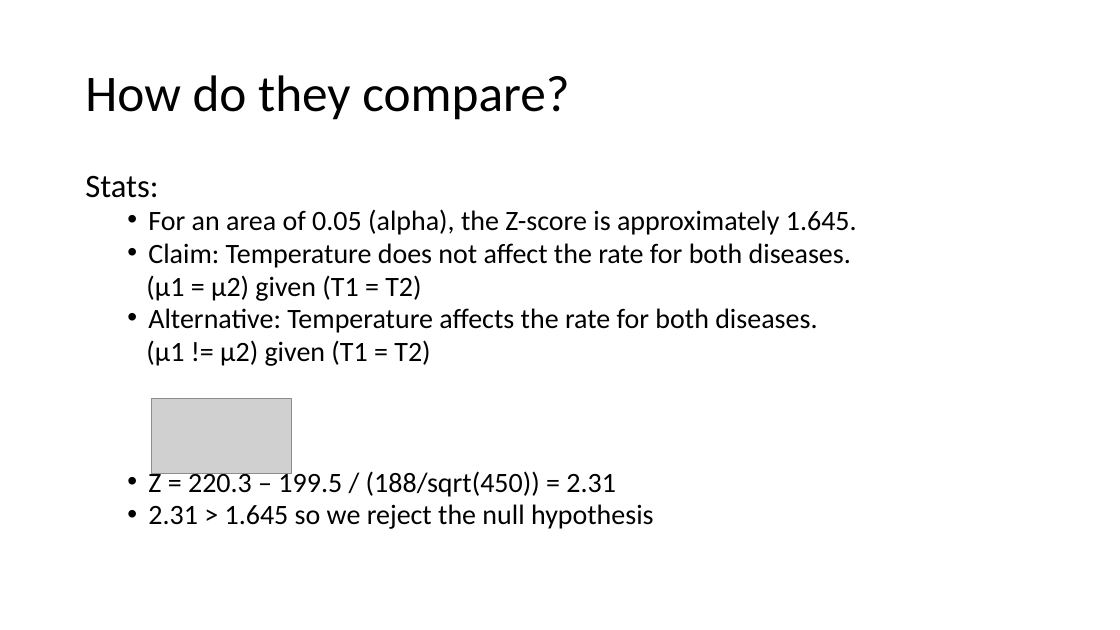
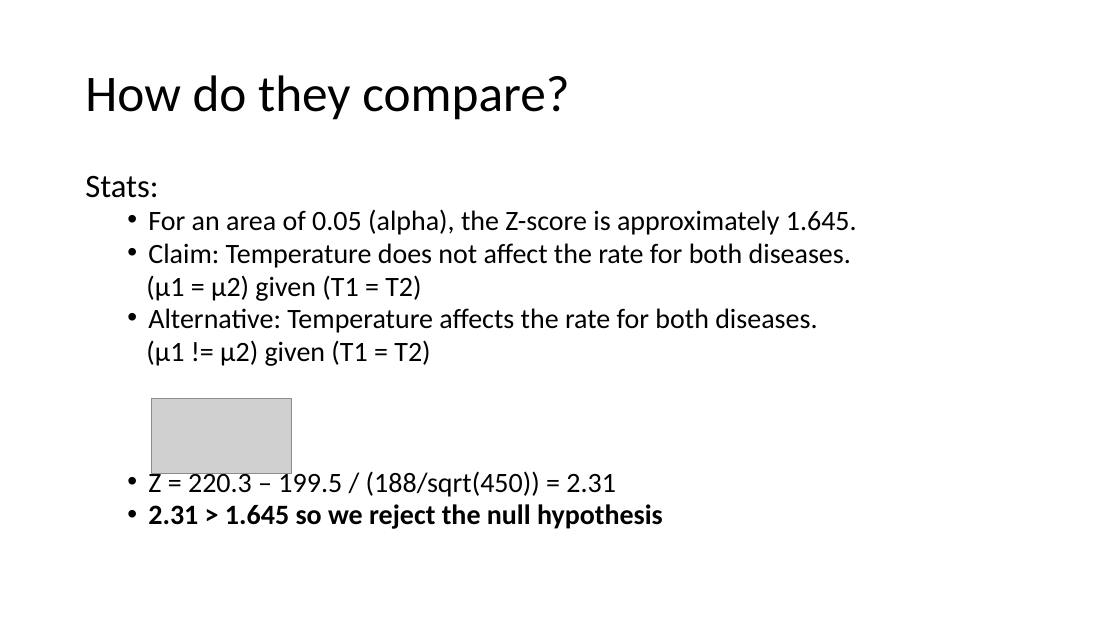
Before and after one commit to 98yangjames/DATA-512, a slide deck: slide 9 of data-512-course_project_3/final.pptx. Drawn at 1120x630 pixels with LibreOffice and Linux fonts; fonts in the diff are those of the drawing; grey boxes stand for pictures. Boxes give left, top, right and bottom in pixels: in the first picture for what was removed or moved away, otherwise in the second. Text is boxed around its words. In the diff, an @@ line names an element or a change of style, - is before the commit and + after.

```diff
--- a/data-512-course_project_3/final.pptx
+++ b/data-512-course_project_3/final.pptx
@@ text at [148,504,663,529]: bold on in "2.31 > 1.645 so we reject the ..." @@
```
Also in this commit, not shown: 4 other slides changed, 1 slide added, 1 slide removed, 2 other files.
